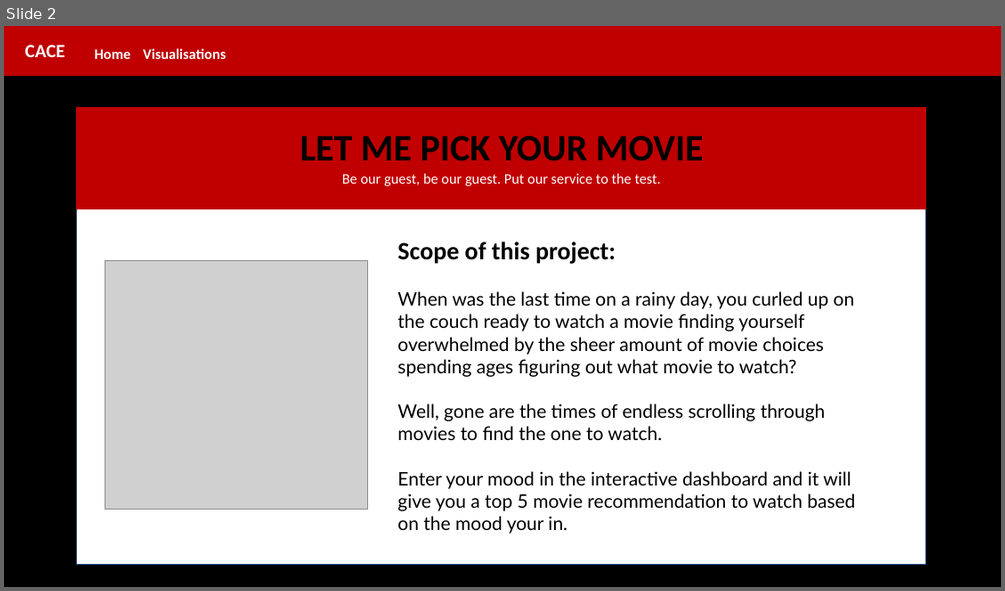
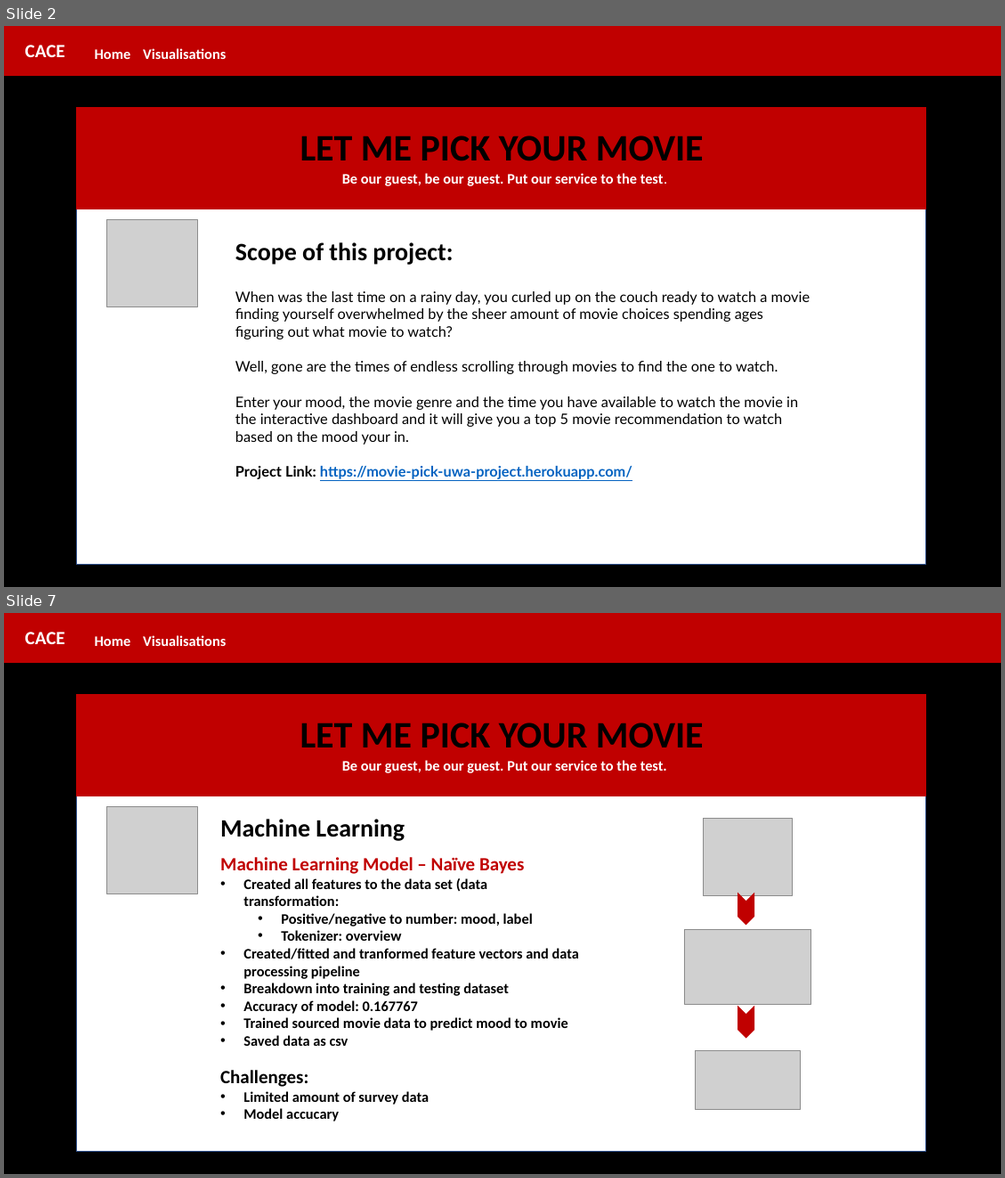
Before and after one commit to CarmenK2/Movie_Pick, a slide deck: Presentation/MoviePick.pptx. Shown one above the other, each under a label of ours: slide 2 before the commit, slides 2 and 7 after it; the slides between them are not shown. The pictures are 1005x591 and 1005x1178 pixels, drawn with LibreOffice and Linux fonts; fonts in the diff are those of the drawing; grey boxes stand for pictures. Boxes give left, top, right and bottom in pixels: in the first picture for what was removed or moved away, otherwise in the second. Text is boxed around its words. In the diff, an @@ line names an element or a change of style, - is before the commit and + after.

```diff
--- a/Presentation/MoviePick.pptx
+++ b/Presentation/MoviePick.pptx
@@ slide 7 added at (4,613,1001,1174), background #FFFFFF @@
@@ rectangle added at (4,613,1001,1174), fill #000000, outline #000000 1 pt @@
@@ rectangle added at (4,613,1001,662), fill #C00000, outline #C00000 1 pt @@
@@ text added at (25,632,65,644), 18 pt, text #FFFFFF, bold @@
+CACE
@@ text added at (95,636,131,646), 14 pt, text #FFFFFF, bold @@
+Home
@@ text added at (143,635,226,646), 14 pt, text #FFFFFF, bold @@
+Visualisations
@@ rectangle added at (77,695,926,1151), fill #FFFFFF, outline #325491 1 pt @@
@@ rectangle added at (77,695,926,796), fill #C00000, outline #C00000 1 pt @@
@@ text added at (300,722,704,748), 36 pt, text #000000, bold @@
+LET ME PICK YOUR MOVIE
@@ text added at (342,760,667,773), 14 pt, text #FFFFFF, bold @@
+Be our guest, be our guest. Put our service to the test.
@@ picture added at (106,807,198,893) @@
@@ text added at (220,819,579,1046), 14 pt, text #000000, bold @@
+Machine Learning
+Machine Learning Model – Naïve Bayes
+• Created all features to the data set (data transformation:
+  • Positive/negative to number: mood, label
+  • Tokenizer: overview
+• Created/fitted and tranformed feature vectors and data processing pipeline
+• Breakdown into training and testing dataset
+• Accuracy of model: 0.167767
+• Trained sourced movie data to predict mood to movie
+• Saved data as csv
@@ group added at (684,819,811,1110): 3 pictures, 2 chevrons @@
@@ text added at (220,1070,429,1121), 14 pt, text #000000, bold @@
+Challenges:
+• Limited amount of survey data
+• Model accucary
@@ slide 2 changed as well @@
@@ text "Be our guest, be our ..." at (342,173,667,186): bold on @@
@@ picture: place and size @@
-picture at (105,261,367,509)
+picture at (106,220,198,306)
@@ text "Scope of this project:": place and size @@
-text "Scope of this project:" at (397,241,855,533)
+text "Scope of this project:" at (235,242,810,479)
@@ text at (235,291,810,374): size 18 to 14 pt in "When was the last time on a ...", "Well, gone are the times of endless ..." @@
@@ text at (235,396,798,479): text changed; size 18 to 14 pt @@
-Enter your mood in the interactive dashboard and it will give you a top 5 movie recommendation to watch based on the mood your in.
+Enter your mood, the movie genre and the time you have available to watch the movie in the interactive dashboard and it will give you a top 5 movie recommendation to watch based on the mood your in.
+Project Link: https://movie-pick-uwa-project.herokuapp.com/
```
Also in this commit, not shown: 2 other slides changed, 9 other slides added, 19 other files.
